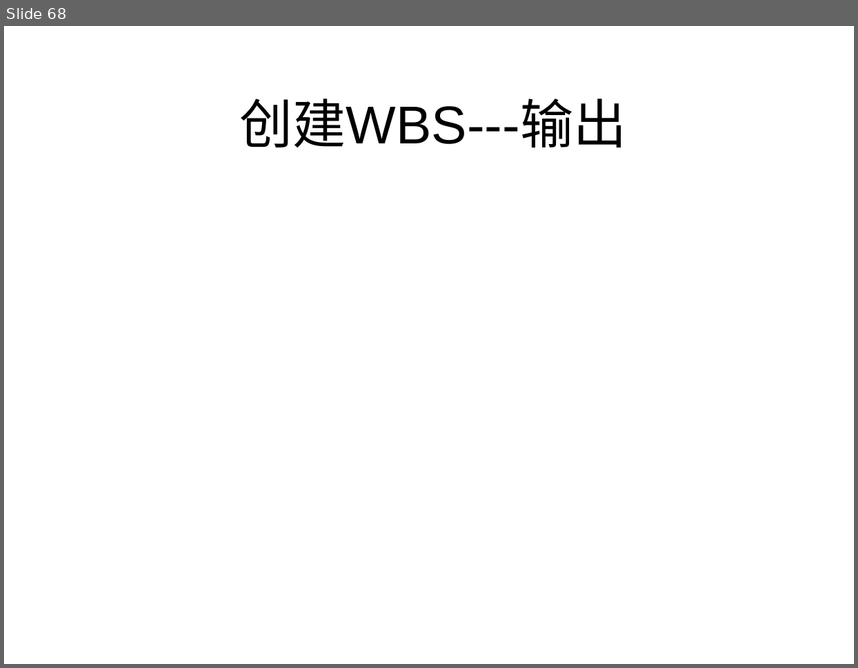
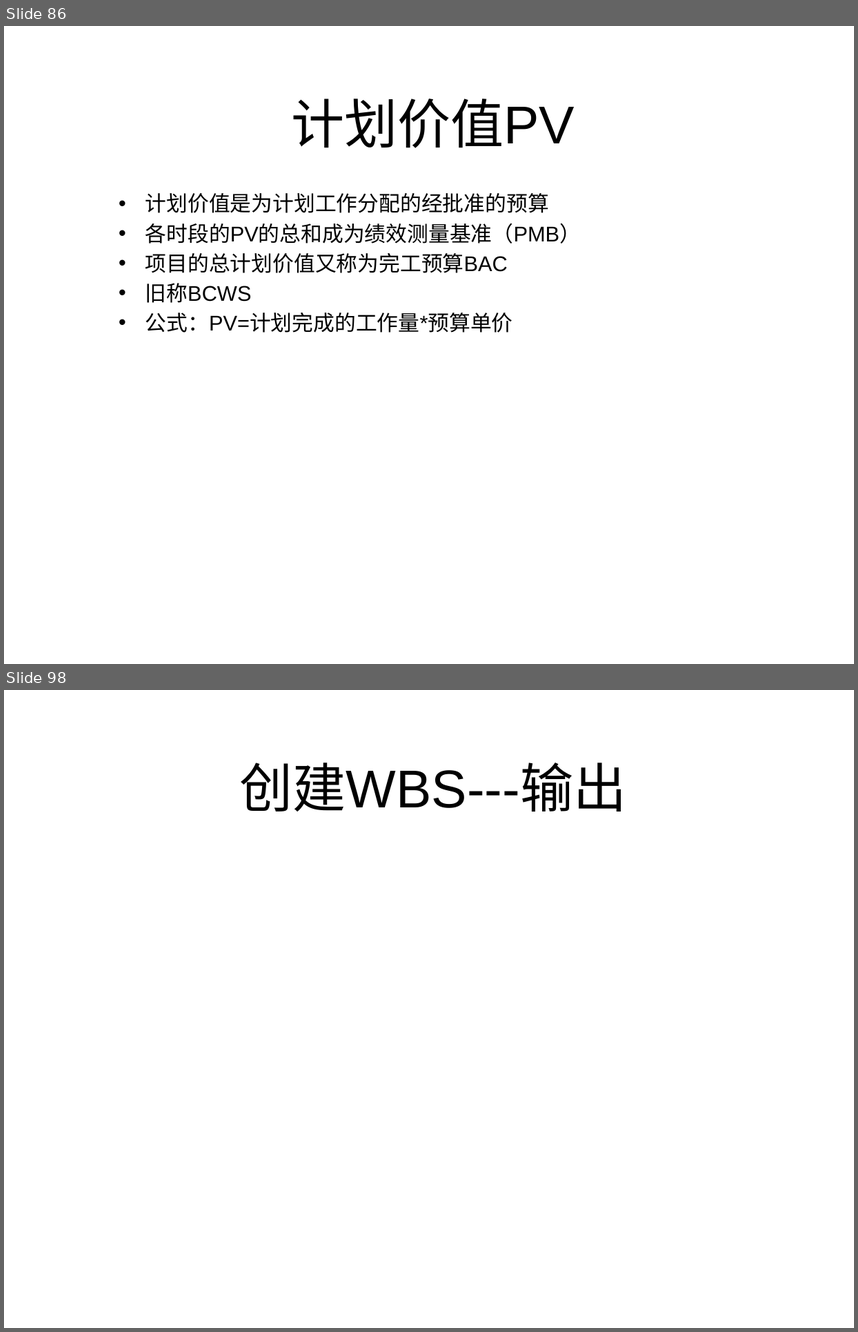
Before and after one commit to lipeiyu26/myStudy, a slide deck: springboot/SpringBoot-redis/src/main/resources/ppt/项目管理.pptx. Shown one above the other, each under a label of ours: slide 68 before the commit, slides 86 and 98 after it; the slides between them are not shown. The pictures are 858x668 and 858x1332 pixels, drawn with LibreOffice and Linux fonts; fonts in the diff are those of the drawing. Boxes give left, top, right and bottom in pixels: in the first picture for what was removed or moved away, otherwise in the second. Text is boxed around its words. In the diff, an @@ line names an element or a change of style, - is before the commit and + after.

```diff
--- a/springboot/SpringBoot-redis/src/main/resources/ppt/项目管理.pptx
+++ b/springboot/SpringBoot-redis/src/main/resources/ppt/项目管理.pptx
@@ slide 86 added at [4,26,854,664], background #FFFFFF @@
@@ title added at [292,98,575,148], 45 pt, text #000000 @@
+计划价值PV
@@ subtitle added at [145,193,581,332], 18 pt, text #000000 @@
+• 计划价值是为计划工作分配的经批准的预算
+• 各时段的PV的总和成为绩效测量基准（PMB）
+• 项目的总计划价值又称为完工预算BAC
+• 旧称BCWS
+• 公式：PV=计划完成的工作量*预算单价
@@ what was slide 68 is now slide 98 @@
```
Also in this commit, not shown: 33 other slides added.
